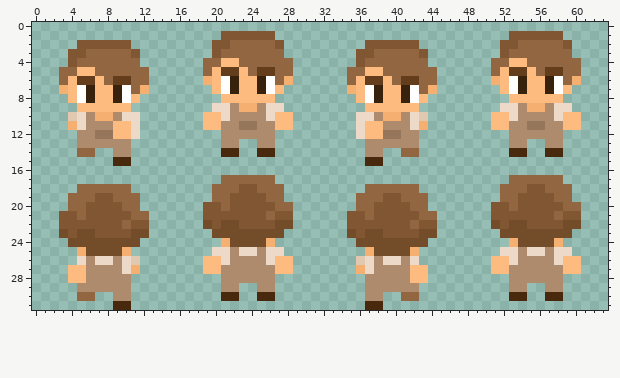
Pixel-art sprite: assets/textures/entity/player/character_walk_vertical.png. Above: the version before the commit.
The file is 64x32 pixels. Colours within 5 levels of each other are drawn and written as one.
After the commit:
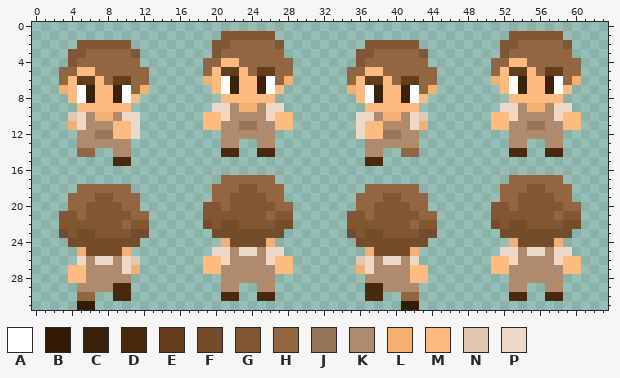
Palette (. is transparent): A #ffffff  B #331b05  C #39220c  D #49290d  E #643e1c  F #734c2a  G #815733  H #916641  J #95765a  K #ae8b6c  L #f4af71  M #fdbb80  N #e0c8b1  P #ecd9c7
Difference:
{"y":29,"x":9,"old":"KK","new":"DD"}
{"y":29,"x":37,"old":"KK","new":"DD"}
{"y":30,"x":9,"old":"KK","new":"DD"}
{"y":30,"x":37,"old":"KK","new":"DD"}
{"y":31,"x":5,"old":"..","new":"BB"}
{"y":31,"x":9,"old":"DD","new":".."}
{"y":31,"x":37,"old":"DD","new":".."}
{"y":31,"x":41,"old":"..","new":"BB"}
{"label":"changed","picture_box":[77,283,131,310]}
{"label":"changed","picture_box":[365,283,419,310]}
